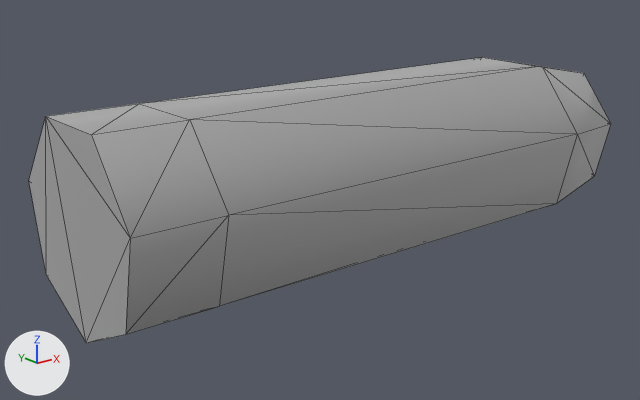
The FBX model [41-42] Hot_Brass_Visible_Casing_Ejection_Framework/Contents/mods/Hot_Brass_Visible_Casing_Ejection_Framework/media/models_X/worlditems/Ammo/38Round.fbx: old version first, new version second.
The view is the same before and after, from a camera (50 mm lens) standing at (-0.000592, -0.000711, 0.000371) and looking at (-0.000002, 0.000027, 0.000076). The lights are fixed; the arrows at lower left show +X, +Y and +Z. Mesh edges are drawn as thin lines. Where no turn or scale is listed for an object, it has been applied to the vertices.

Before the edit, the objects in view are built like this:
```python
me_mesh_006 = bpy.data.meshes.new('Mesh.006')
me_mesh_006.from_pydata(...)  # 35 vertices, 66 faces; spans x -0.000298..0.000389, y -0.000104..0.000105, z 0.000003..0.000207
me_mesh_006.materials.append(mat_08___default_004)  # its picture is missing
ob_38specialbullets = bpy.data.objects.new('38SpecialBullets', me_mesh_006)
ob_38specialbullets.location = (0.0, 0.0, 0.0)
```
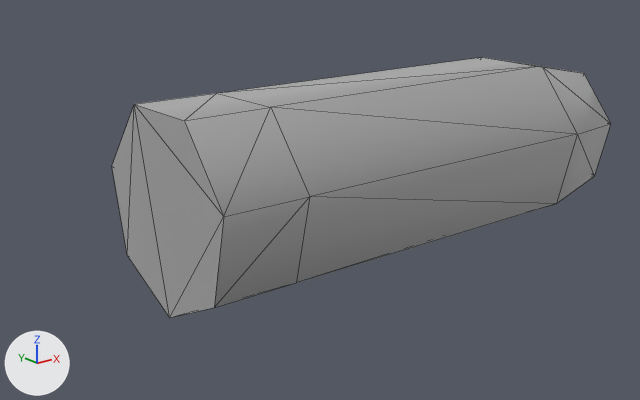
The newer file is also rescaled (x0.925), turned or shifted as a whole; pictures and numbers use the older file's frame.

Changed parts and their boxes [x1, y1, x2, y2] in the pictures (640 x 400 px; the box of a moved part takes in the faces that stretch with it):
'38SpecialBullets', reshaped (14% narrower, 9% shorter)
    before: [29, 57, 611, 343]
    after: [112, 57, 611, 318]
part 1 of me_mesh_006, moved or reshaped
    before: [29, 58, 567, 343]
    after: [112, 58, 567, 318]

The change, as a list of edits to the scene's bpy script:
```text
Change me_mesh_006:
    where me_mesh_006.from_pydata(...)  # 35 vertices, 66 faces; spans x -0.000298..0.000389, y -0.000104..0.000105, z 0.000003..0.000207
    used by ob_38specialbullets; location = (0.0, 0.0, 0.0)
    me_mesh_006 part 1: all 14 vertices in x -0.000298..-0.000206, y -0.000104..0.000105, z 0.000003..0.000207 are moved by (0.000087, 0.0, 0.0)
```
